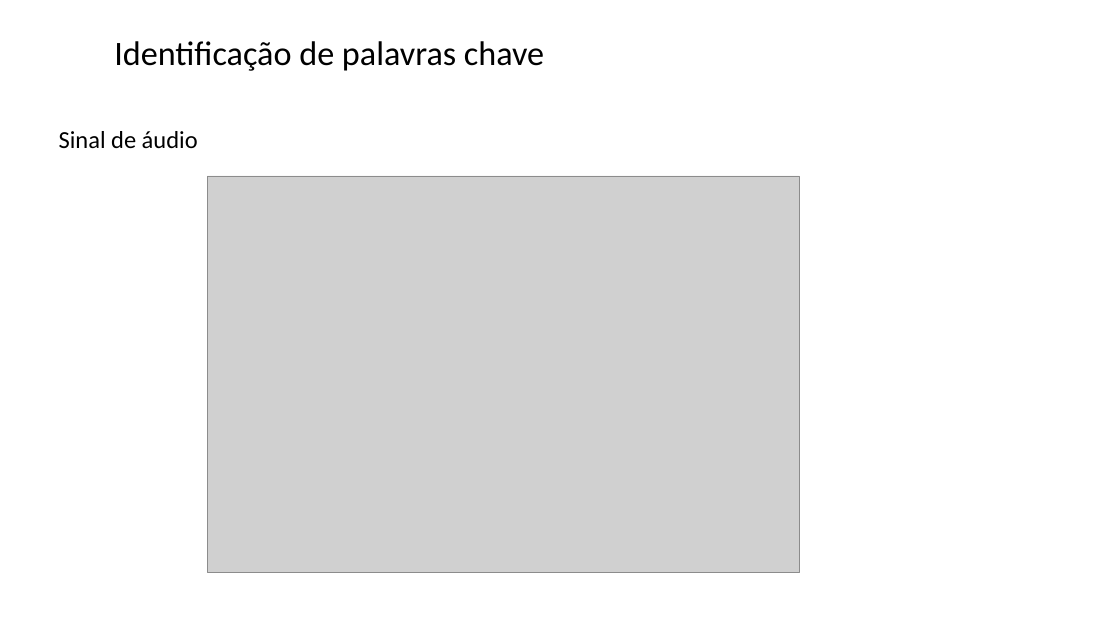
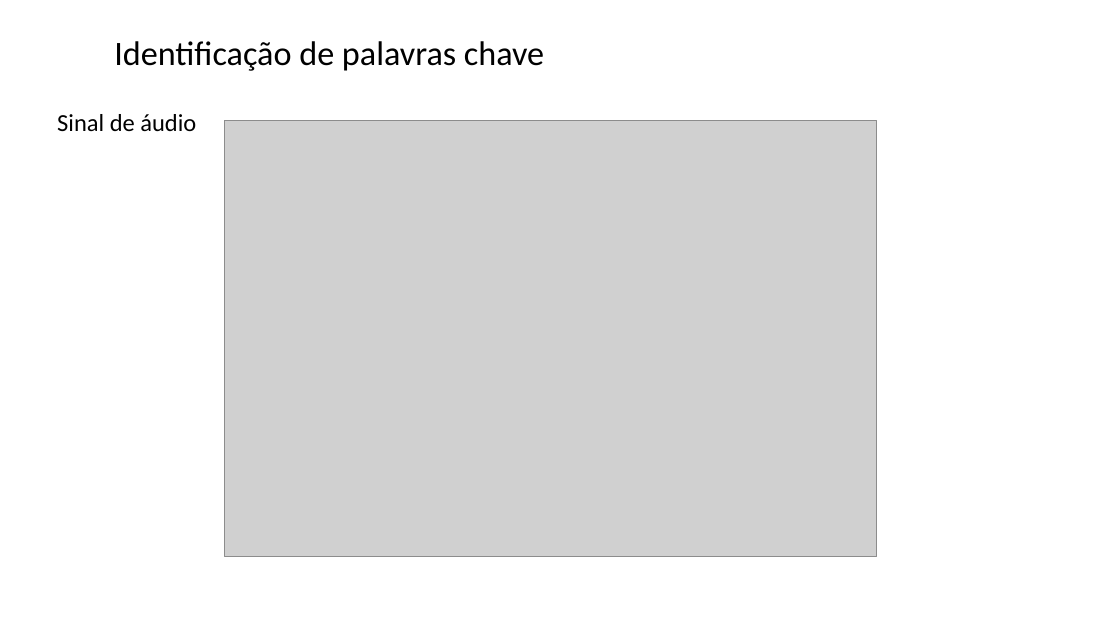
Before and after one commit to zz4fap/tp557-iot-ml, a slide deck: slide 30 of slides/TP557_17_identificação_palavras_chave.pptx (slide 28 before the commit). Drawn at 1120x630 pixels with LibreOffice and Linux fonts; fonts in the diff are those of the drawing; grey boxes stand for pictures; background and template pictures are left out. Boxes give left, top, right and bottom in pixels: in the first picture for what was removed or moved away, otherwise in the second. Text is boxed around its words. In the diff, an @@ line names an element or a change of style, - is before the commit and + after.

```diff
--- a/slides/TP557_17_identificação_palavras_chave.pptx
+++ b/slides/TP557_17_identificação_palavras_chave.pptx
@@ text "Sinal de áudio": place and size @@
-text "Sinal de áudio" at box(59, 131, 198, 149)
+text "Sinal de áudio" at box(57, 114, 196, 132)
@@ picture: place and size @@
-picture at box(208, 176, 800, 572)
+picture at box(224, 120, 877, 557)
```
Also in this commit, not shown: 16 other slides changed, 10 slides added, 2 slides removed, 1 other file.
